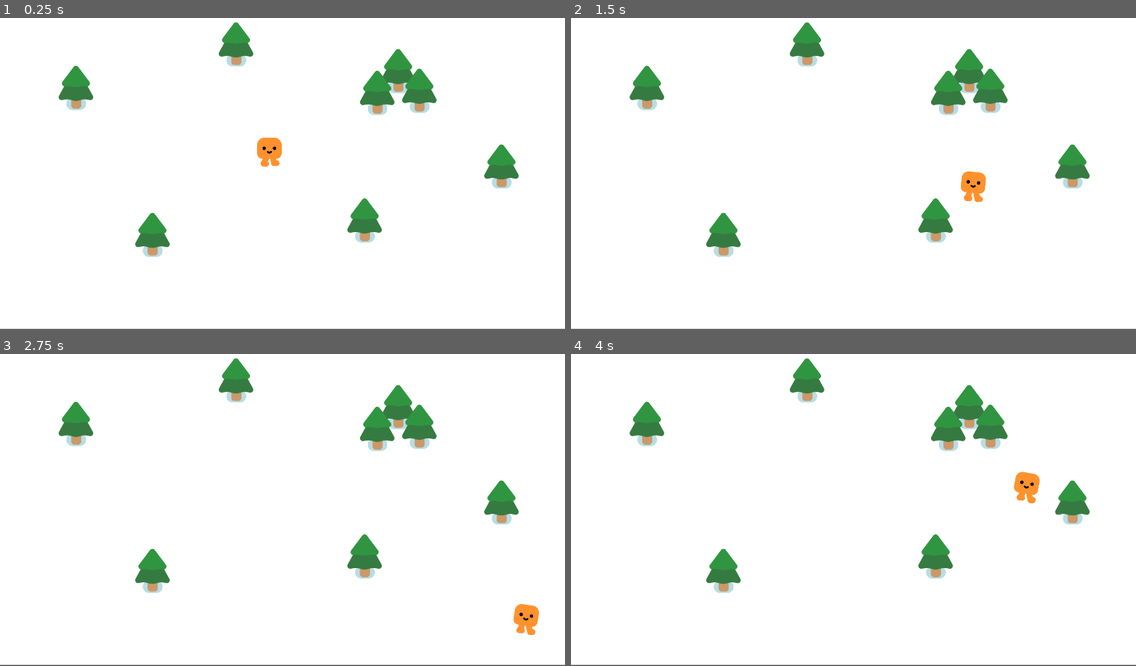
Above: before the commit, frames 1-4 (two rows, left to right).
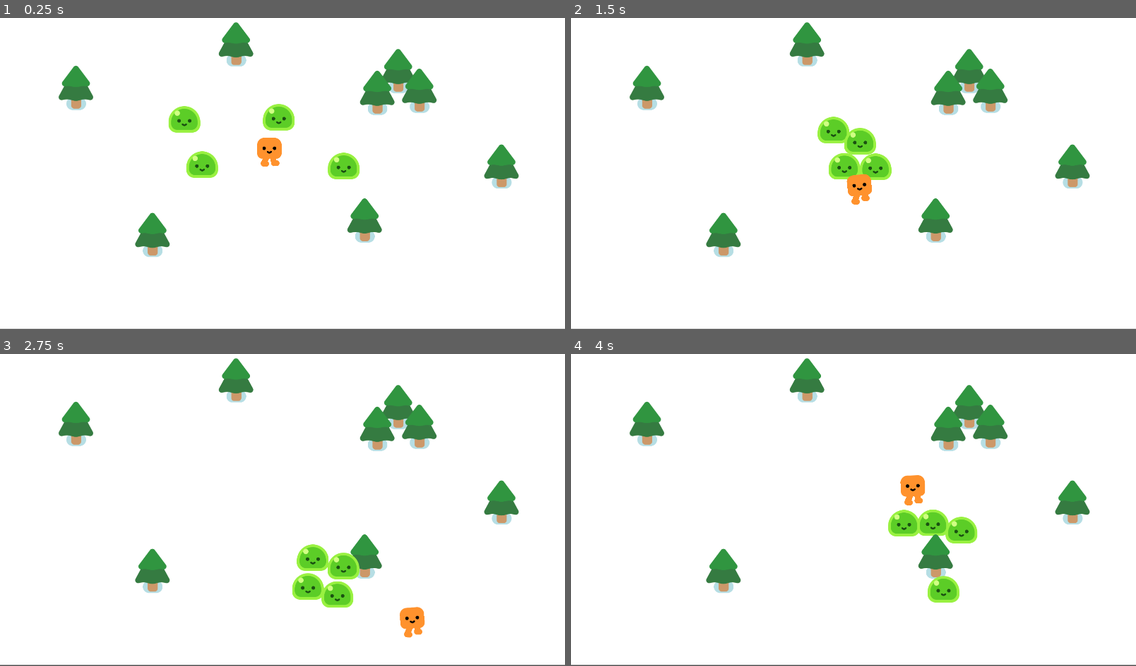
Above: after the commit, the same moments.

Repository: Paulrod20/Vampire-Survivor-Clone
Game: Godot game, scene res://scenes/survivors_game.tscn
Two runs of this game, one before a commit and one after it. Both use one fixed random seed, a clock stepped at 60 frames per second and the inputs below.
Inputs:
- Up to frame 1 (0.25 s): no input
- Up to frame 2 (1.5 s): hold D (move_right) 0.53-1.28 s; hold S (move_down) from 1.28 s (still down)
- Up to frame 3 (2.75 s): release S (move_down) at 2.03 s; hold D (move_right) from 2.03 s (still down)
- Up to frame 4 (4 s): release D (move_right) at 2.78 s; hold W (move_up) 2.78-3.53 s; hold A (move_left) from 3.53 s (still down)

The runs differ from the first frame. In frame 1, 1.6% of the frame differs, in the area x 29-64%, y 27-52%; in frame 2, 2.2%; in frame 3, 2.3%, in the area x 51-96%, y 60-91%; in frame 4, 2.3%.

Commit message:
Created mob enemies and added code to follow main player

Diff:
--- a/project.godot
+++ b/project.godot
@@ -122,4 +122,4 @@
 
 [rendering]
 
-renderer/rendering_method="gl_compatibility"
+renderer/rendering_method="mobile"
--- /dev/null
+++ b/scenes/mob.tscn
@@ -0,0 +1,16 @@
+[gd_scene format=3 uid="uid://b7kfwjamnw1tb"]
+
+[ext_resource type="PackedScene" uid="uid://ogik4s70pgwl" path="res://characters/slime/slime.tscn" id="1_4are2"]
+[ext_resource type="Script" uid="uid://pm7m5kywtr2s" path="res://scripts/mob.gd" id="1_bsing"]
+
+[sub_resource type="CircleShape2D" id="CircleShape2D_bsing"]
+radius = 49.25444
+
+[node name="Mob" type="CharacterBody2D" unique_id=1005945687]
+script = ExtResource("1_bsing")
+
+[node name="Slime" parent="." unique_id=2008890567 instance=ExtResource("1_4are2")]
+
+[node name="CollisionShape2D" type="CollisionShape2D" parent="." unique_id=577863962]
+position = Vector2(0, -28)
+shape = SubResource("CircleShape2D_bsing")
--- a/scenes/survivors_game.tscn
+++ b/scenes/survivors_game.tscn
@@ -2,6 +2,7 @@
 
 [ext_resource type="PackedScene" uid="uid://c1sx7bic4uhdj" path="res://scenes/player.tscn" id="1_7mw7g"]
 [ext_resource type="PackedScene" uid="uid://cgr28juh8lkxa" path="res://scenes/PineTree.tscn" id="2_85uov"]
+[ext_resource type="PackedScene" uid="uid://b7kfwjamnw1tb" path="res://scenes/mob.tscn" id="3_85uov"]
 
 [node name="Game" type="Node2D" unique_id=971451717]
 y_sort_enabled = true
@@ -12,6 +13,18 @@
 
 [node name="Player" parent="." unique_id=1164919569 instance=ExtResource("1_7mw7g")]
 position = Vector2(917, 516)
+
+[node name="Mob" parent="." unique_id=1005945687 instance=ExtResource("3_85uov")]
+position = Vector2(557, 370)
+
+[node name="Mob2" parent="." unique_id=1740176663 instance=ExtResource("3_85uov")]
+position = Vector2(965, 318)
+
+[node name="Mob3" parent="." unique_id=354849149 instance=ExtResource("3_85uov")]
+position = Vector2(613, 564)
+
+[node name="Mob4" parent="." unique_id=2067603549 instance=ExtResource("3_85uov")]
+position = Vector2(1242, 569)
 
 [node name="PineTree" parent="." unique_id=1788694124 instance=ExtResource("2_85uov")]
 position = Vector2(521, 752)
--- /dev/null
+++ b/scripts/mob.gd
@@ -0,0 +1,8 @@
+extends CharacterBody2D
+
+@onready var player = get_node("/root/Game/Player")
+
+func _physics_process(_delta):
+	var direction = global_position.direction_to(player.global_position)
+	velocity = direction * 300.0
+	move_and_slide()
Not shown, added: scripts/mob.gd.uid
